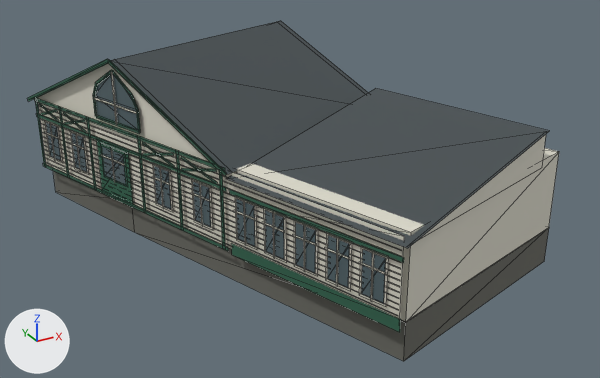
An edit to the glTF model LakelandRush/public/regions/windermere/assets/ambleside-pier.glb, drawn before and after from the same camera.
Rendered twice from a 50 mm camera at (-13.8, -28.8, 14.0) aimed at (0.8, -2.3, 0.8). Arrows for +X, +Y and +Z are at lower left; the lights stay in place. The older version comes first. Mesh edges are drawn as thin lines. Vertices at exactly the same position are counted once.

In view in the first picture: 'Ambleside Pier booking office'.
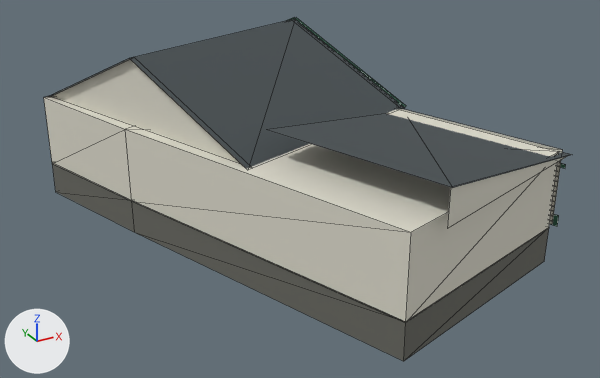
Location of each change, [x1, y1, x2, y2] in pixels of the pictures (600 x 378 px; the box of a moved part takes in the faces that stretch with it):
'Ambleside Pier booking office', reshaped: before [27, 21, 559, 361]; after [44, 17, 572, 361]
part 1 of me_booking_office, moved or reshaped: before [38, 102, 404, 319]; after [400, 109, 562, 224]
part 2 of me_booking_office, moved or reshaped (not visible afterwards): before [45, 120, 63, 163]
part 3 of me_booking_office, moved or reshaped (not visible afterwards): before [70, 130, 89, 175]
part 4 of me_booking_office, moved or reshaped (not visible afterwards): before [153, 163, 173, 212]
part 5 of me_booking_office, moved or reshaped (not visible afterwards): before [160, 167, 164, 209]
part 6 of me_booking_office, moved or reshaped (not visible afterwards): before [192, 179, 213, 230]
part 7 of me_booking_office, moved or reshaped (not visible afterwards): before [199, 183, 203, 227]
part 8 of me_booking_office, moved or reshaped (not visible afterwards): before [235, 196, 257, 249]
part 9 of me_booking_office, moved or reshaped (not visible afterwards): before [243, 200, 246, 246]
part 10 of me_booking_office, moved or reshaped (not visible afterwards): before [264, 207, 287, 263]
part 11 of me_booking_office, moved or reshaped (not visible afterwards): before [273, 212, 275, 259]
part 12 of me_booking_office, moved or reshaped (not visible afterwards): before [294, 219, 318, 276]
part 13 of me_booking_office, moved or reshaped (not visible afterwards): before [304, 224, 305, 272]
part 14 of me_booking_office, moved or reshaped (not visible afterwards): before [293, 234, 317, 246]
part 15 of me_booking_office, moved or reshaped (not visible afterwards): before [326, 232, 352, 291]
part 16 of me_booking_office, moved or reshaped (not visible afterwards): before [336, 238, 339, 287]
part 17 of me_booking_office, moved or reshaped (mostly hidden afterwards): before [27, 59, 404, 332]; after [286, 17, 566, 226]
part 18 of me_booking_office, moved or reshaped: before [111, 61, 350, 174]; after [249, 19, 405, 168]
part 19 of me_booking_office, moved or reshaped: before [226, 88, 549, 248]; after [268, 114, 572, 229]
part 20 of me_booking_office, moved or reshaped: before [110, 21, 368, 103]; after [48, 19, 295, 169]

The edits, one by one:
me_booking_office is used by ob_ambleside_pier_booking_office; location (0.0, 0.0, 0.0).
me_booking_office had 394 vertices, 218 faces and spanned x -7.6..7.7, y -12.0..9.6, z -1.1..6.1.
me_booking_office now has 394 vertices, 218 faces and spans x -6.9..8.3, y -11.7..9.6, z -1.1..6.1.
me_booking_office part 1: the loose piece of 4 vertices spanning x -7.2..-1.0, y -11.7..6.4, z 0.3..3.3 is moved by (8.9, 2.9, 0.0).
me_booking_office part 2: the loose piece of 4 vertices spanning x -7.1..-6.8, y 4.9..5.9, z 0.8..2.5 is moved by (9.0, 2.8, 0.0).
me_booking_office part 3: the loose piece of 4 vertices spanning x -6.5..-6.1, y 3.1..4.1, z 0.8..2.5 is moved by (9.0, 2.9, 0.0).
me_booking_office part 4: the loose piece of 4 vertices spanning x -4.7..-4.4, y -1.9..-1.0, z 0.8..2.5 is moved by (9.0, 2.9, 0.0).
me_booking_office part 5: the loose piece of 4 vertices spanning x -4.6, y -1.5, z 0.8..2.5 is moved by (9.2, 2.9, 0.0).
me_booking_office part 6: the loose piece of 4 vertices spanning x -4.0..-3.7, y -4.0..-3.0, z 0.8..2.5 is moved by (9.1, 2.9, 0.0).
me_booking_office part 7: the loose piece of 4 vertices spanning x -3.9, y -3.6..-3.5, z 0.8..2.5 is moved by (9.2, 2.9, 0.0).
me_booking_office part 8: the loose piece of 4 vertices spanning x -3.3..-3.0, y -6.1..-5.1, z 0.8..2.5 is moved by (9.1, 2.9, 0.0).
me_booking_office part 9: the loose piece of 4 vertices spanning x -3.2, y -5.7..-5.6, z 0.8..2.5 is moved by (9.2, 3.0, 0.0).
me_booking_office part 10: the loose piece of 4 vertices spanning x -2.9..-2.5, y -7.4..-6.4, z 0.8..2.5 is moved by (9.1, 2.9, 0.0).
me_booking_office part 11: the loose piece of 4 vertices spanning x -2.8, y -7.0..-6.9, z 0.8..2.5 is moved by (9.2, 3.0, 0.0).
me_booking_office part 12: the loose piece of 4 vertices spanning x -2.4..-2.1, y -8.7..-7.7, z 0.8..2.5 is moved by (9.1, 2.9, 0.0).
me_booking_office part 13: the loose piece of 4 vertices spanning x -2.3, y -8.3..-8.2, z 0.8..2.5 is moved by (9.2, 3.0, 0.0).
me_booking_office part 14: the loose piece of 4 vertices spanning x -2.5..-2.2, y -8.7..-7.7, z 1.9..2.0 is moved by (9.2, 3.0, 0.0).
me_booking_office part 15: the loose piece of 4 vertices spanning x -2.0..-1.6, y -10.0..-9.0, z 0.8..2.5 is moved by (9.1, 2.9, 0.0).
me_booking_office part 16: the loose piece of 4 vertices spanning x -1.9, y -9.5, z 0.8..2.5 is moved by (9.2, 3.0, 0.0).
me_booking_office part 17: 264 of the vertices in x -7.6..-1.0, y -12.0..6.7, z 0.2..6.1 are multiplied about their middle by the matrix ((-0.786, -0.617, 0.0), (-0.617, 0.783, 0.0), (0.0, 0.0, 1.0)), then moved by (1.6, 0.3, 0.0).
me_booking_office part 18: 3 of the vertices in x 4.2..5.1, y -2.4..-2.1, z 3.2..4.4 are multiplied about their middle by the matrix ((-0.786, -0.617, 0.0), (-0.617, 0.783, 0.0), (0.0, 0.0, 1.0)), then moved by (1.6, 0.3, 0.0).
me_booking_office part 19: 3 of the vertices in x 6.5..6.6, y -9.4..-9.3, z 3.1..4.4 are multiplied about their middle by the matrix ((-0.786, -0.617, 0.0), (-0.617, 0.783, 0.0), (0.0, 0.0, 1.0)), then moved by (1.6, 0.3, 0.0).
me_booking_office part 20: 2 of the vertices in x 2.9..3.1, y 3.7, z 6.1 are multiplied about their middle by the matrix ((-0.786, -0.617, 0.0), (-0.617, 0.783, 0.0), (0.0, 0.0, 1.0)), then moved by (1.6, 0.3, 0.0).
Other edits to the shape of me_booking_office do not show in these pictures.
